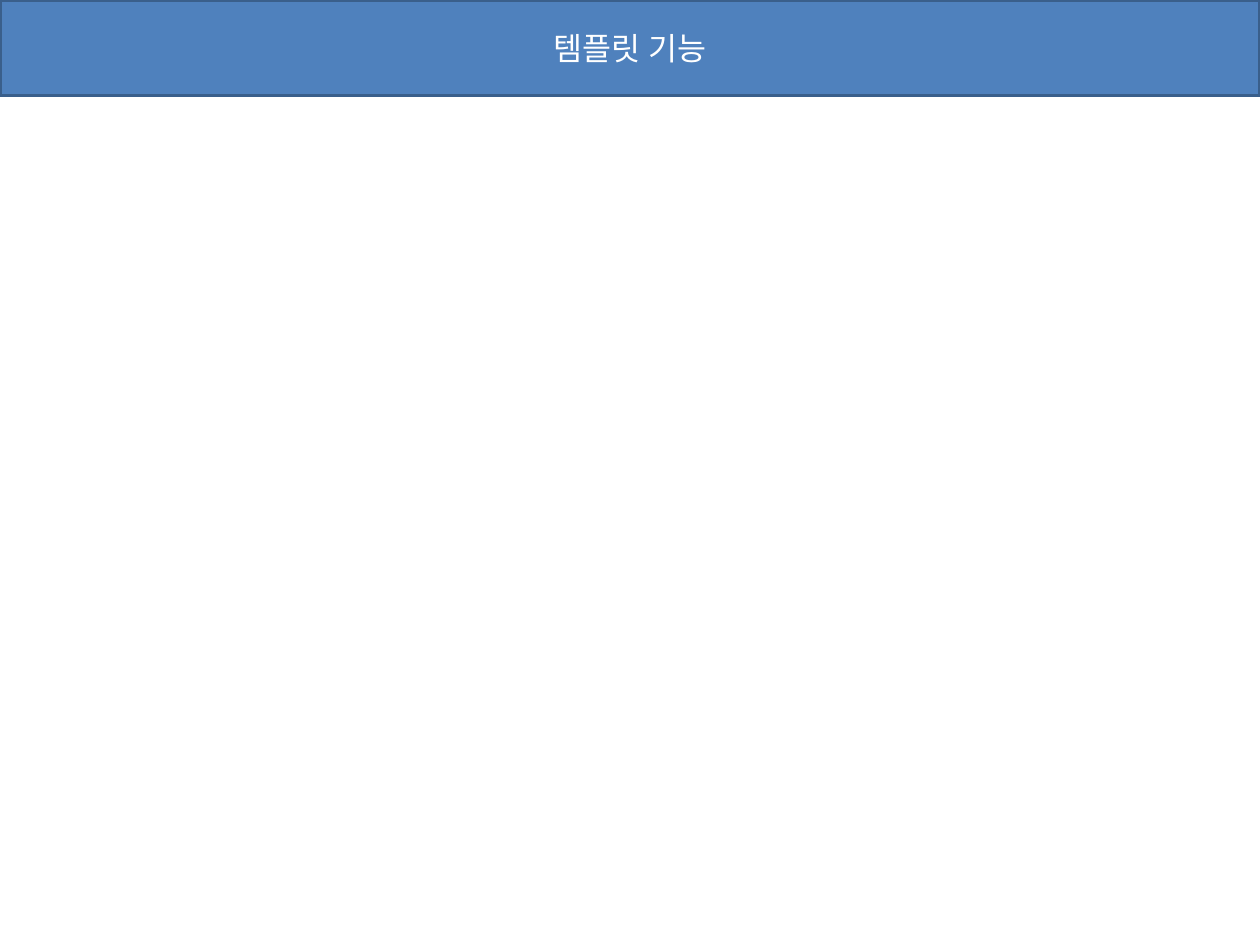
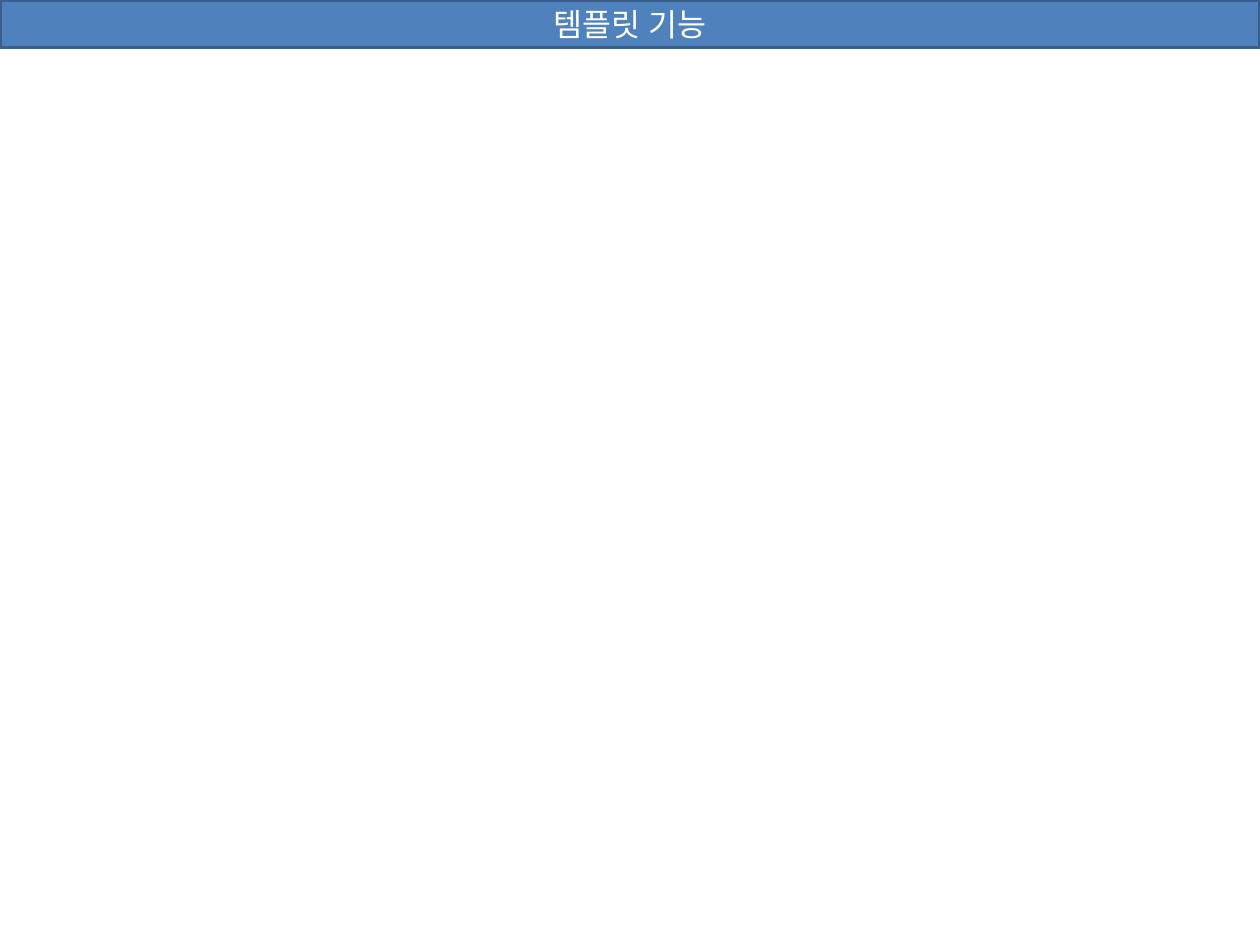
Before and after one commit to hycho/bp-kt-project, a slide deck: slide 13 of document/guide/화면설계서 V0.01.pptx (slide 3 before the commit). Drawn at 1260x945 pixels with LibreOffice and Linux fonts; fonts in the diff are those of the drawing. Boxes give left, top, right and bottom in pixels: in the first picture for what was removed or moved away, otherwise in the second. Text is boxed around its words. In the diff, an @@ line names an element or a change of style, - is before the commit and + after.

```diff
--- a/document/guide/화면설계서 V0.01.pptx
+++ b/document/guide/화면설계서 V0.01.pptx
@@ rectangle "템플릿 기능": place and size @@
-rectangle "템플릿 기능" at (0, 0, 1260, 96)
+rectangle "템플릿 기능" at (0, 0, 1260, 48)
```
Also in this commit, not shown: 1 other slide changed, 10 slides added.
